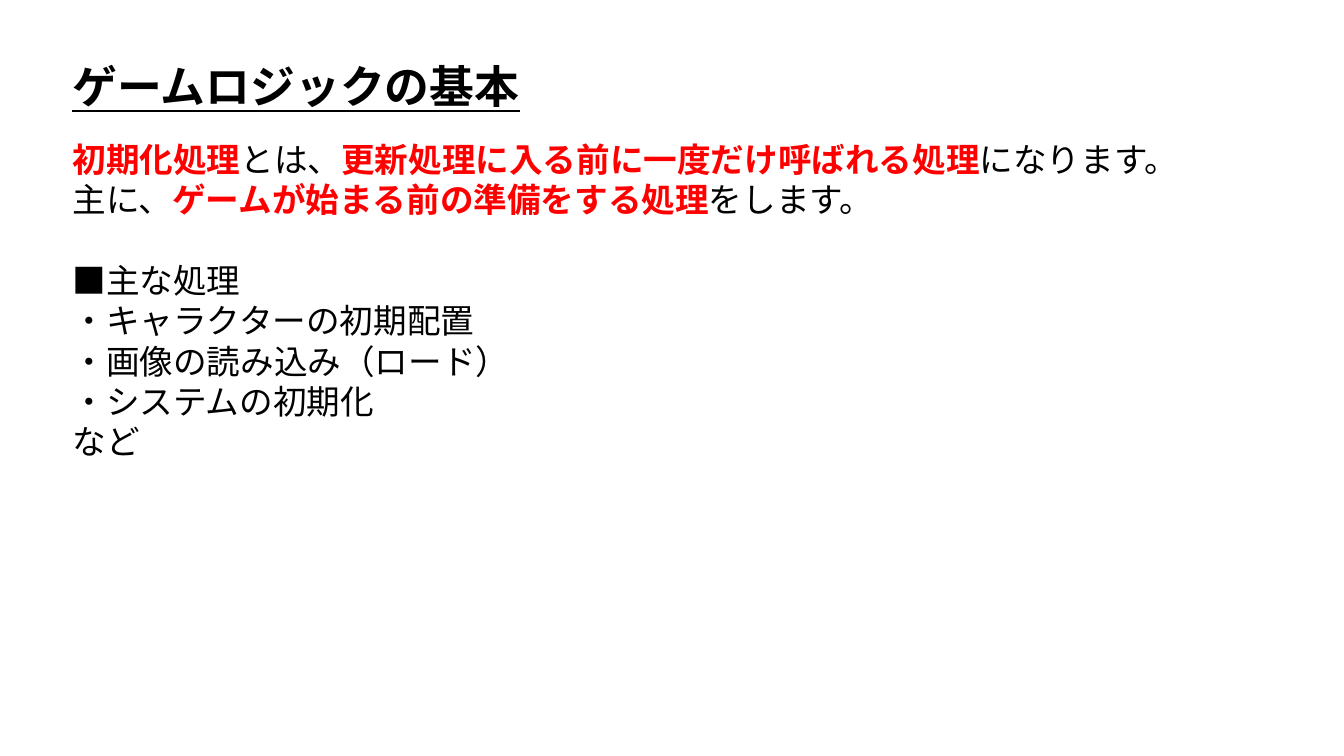
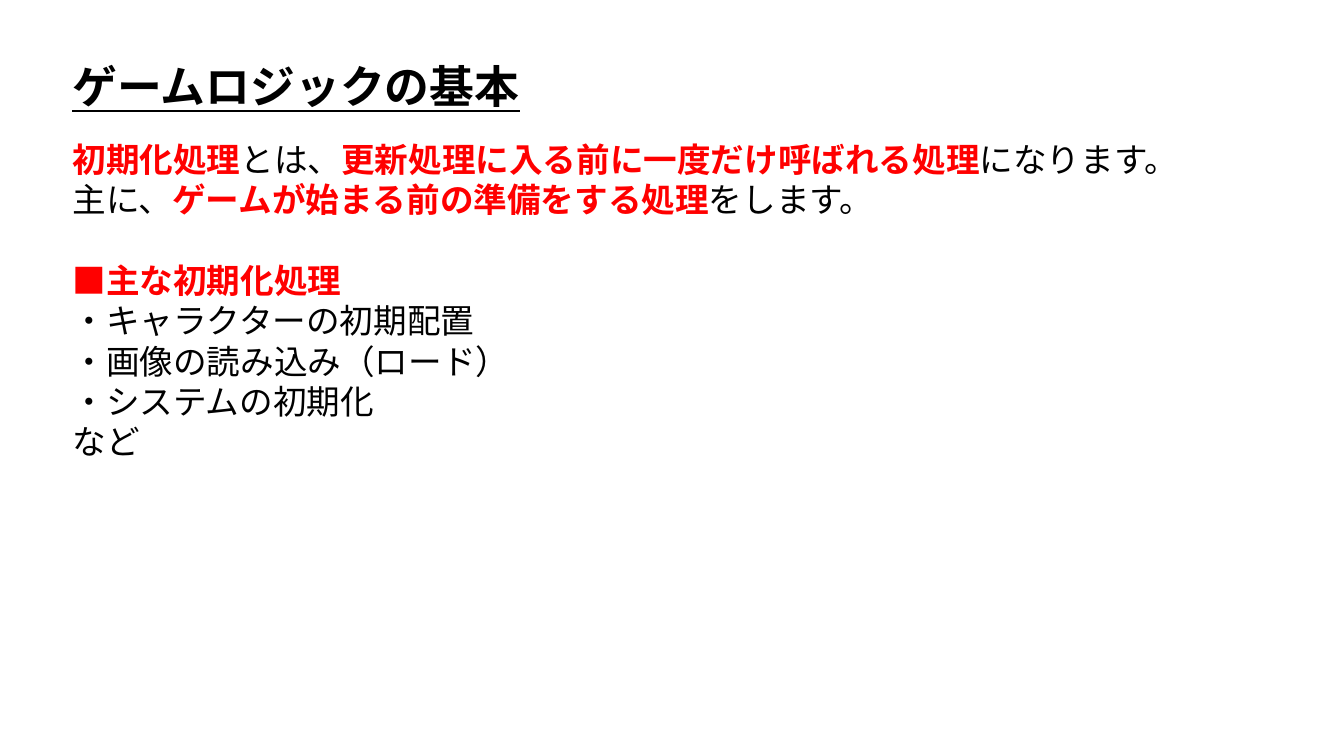
Before and after one commit to ArakiYusuke-Ohara/Textbook, a slide deck: slide 2 of ゲーム科1年/00_前期/ゲームプログラミングⅠ/03_ゲームロジックの基本.pptx. Drawn at 1344x756 pixels with LibreOffice and Linux fonts; fonts in the diff are those of the drawing. Boxes give left, top, right and bottom in pixels: in the first picture for what was removed or moved away, otherwise in the second. Text is boxed around its words. In the diff, an @@ line names an element or a change of style, - is before the commit and + after.

```diff
--- a/ゲーム科1年/00_前期/ゲームプログラミングⅠ/03_ゲームロジックの基本.pptx
+++ b/ゲーム科1年/00_前期/ゲームプログラミングⅠ/03_ゲームロジックの基本.pptx
@@ text at bbox=[72, 264, 341, 296]: text changed; text colour #000000 to #FF0000; bold on @@
-■主な処理
+■主な初期化処理
```
Also in this commit, not shown: 2 other slides changed, 7 other files.
